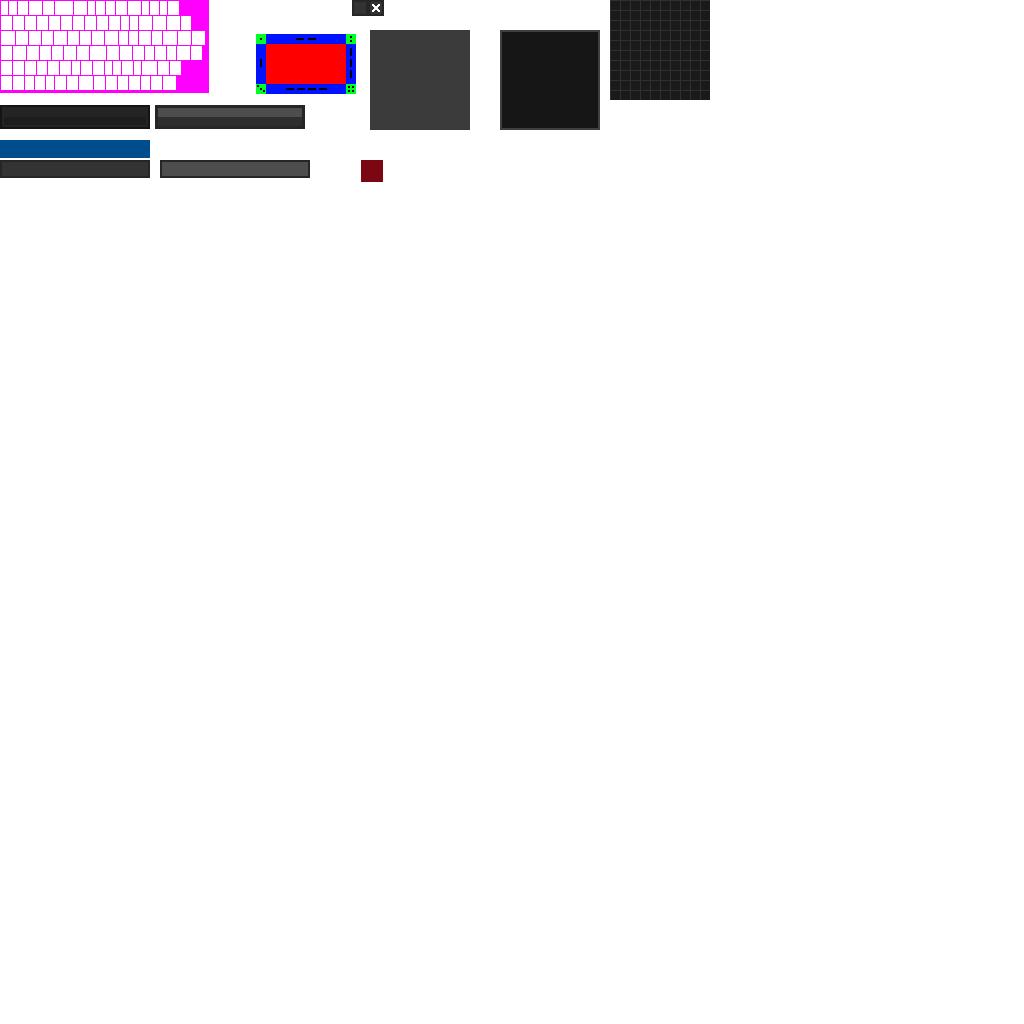
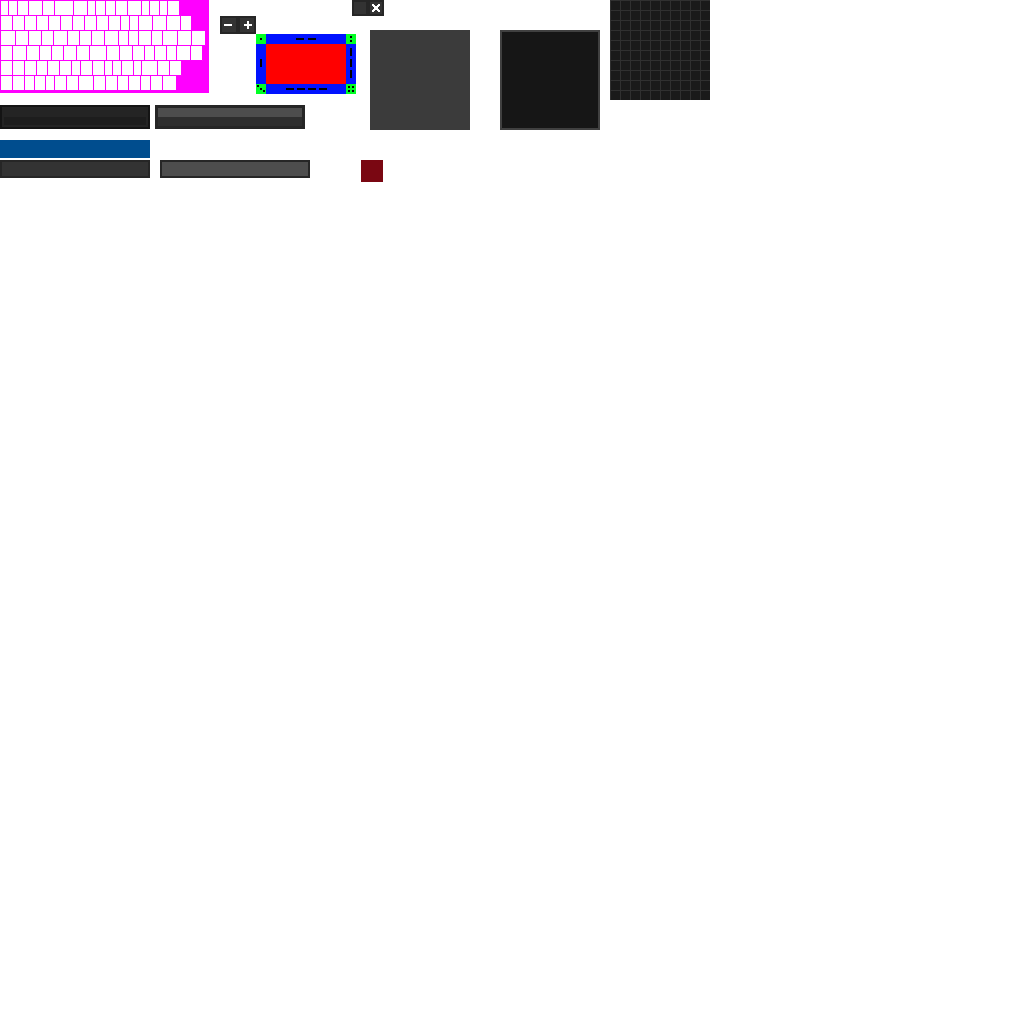
Revision of a layered (1024, 1024) image; what changed, layer by layer:
painted on "Ebene #11" over [220, 16, 256, 34]
removed layer "Eingefügte Ebene" over [220, 16, 256, 34]
